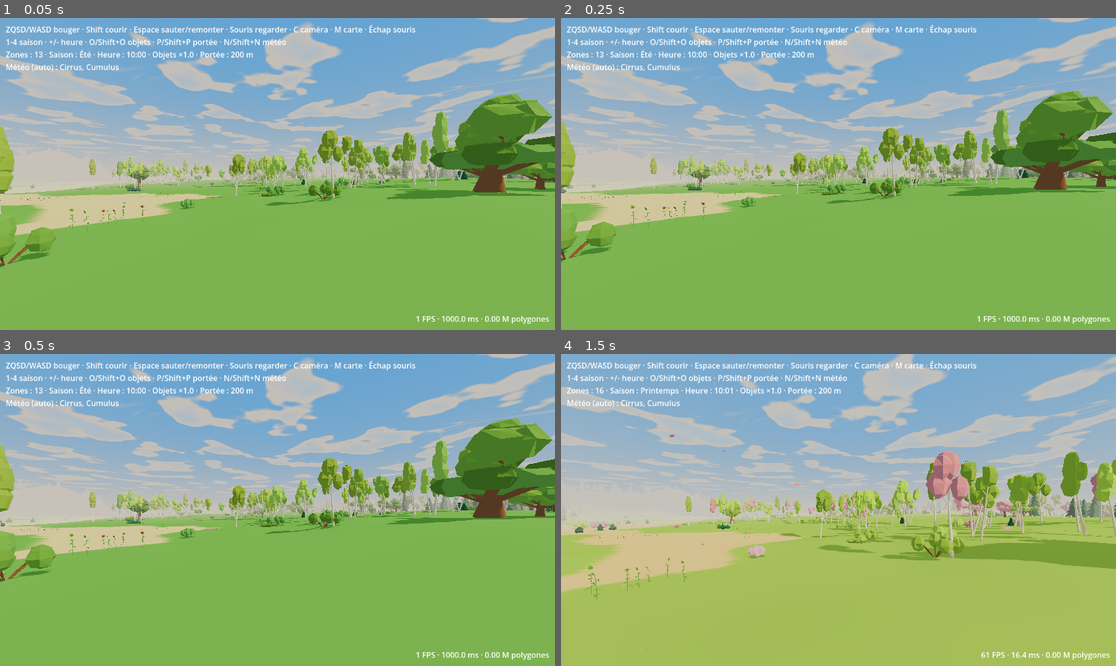
Above: before the commit, frames 1-4 (two rows, left to right).
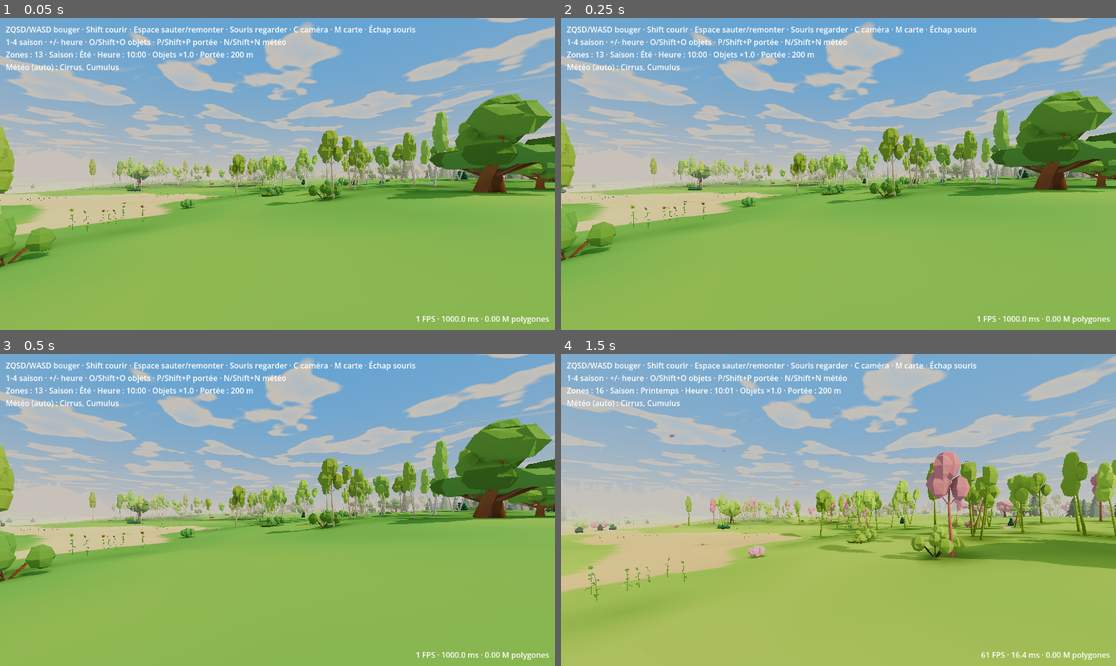
Above: after the commit, the same moments.

Repository: tdebarochez/openworld
Game: Godot game, scene res://main.tscn
Same seed, same stepped clock (60 frames per second), same inputs: the game is played once before the commit and once after it.
Inputs (mouse positions are in pixels of both pictures, inside the frame that each line leads up to):
- Up to frame 1 (0.05 s): no input
- Up to frame 2 (0.25 s): no input
- Up to frame 3 (0.5 s): no input
- Up to frame 4 (1.5 s): tap Enter at 0.5 s; move the mouse to (866, 510) at 0.52 s; hold W from 0.53 s (still down); tap 1 at 0.6 s; tap Space at 0.77, 1.07 s; tap 4 at 0.8, 1.35 s; move the mouse to (810, 510) at 1.27 s

The runs differ from the first frame. In frame 1, 2.0% of the frame differs, in the area x 0-100%, y 26-81%; in frame 2, 1.8%; in frame 3, 1.6%; in frame 4, 4.0%, in the area x 4-100%, y 34-80%.

Commit message:
Baked vertex-colour shading on terrain and models (art direction step 2)
Depth comes from baked colour, not post-processing, so the web build
(Compatibility, no SSAO) gets the same look.

Terrain: world._shading bakes a per-vertex UV read by the terrain shader.
UV.x is a meadow patch (two noise scales, ~120 m and ~30 m) mixing this
season's grass towards the new palette "meadow" pair (summer: leaf in dips,
leaf_light in light patches; ±6 % value on sand, rock and road). UV.y is a
light multiplier: hollows and slope feet darker, crests a little lighter
(height against the ring 8 m round), the forest floor darker and deeper
green, and a soft contact shade round trees, bushes, rocks and houses
(houses from every nearby village, so shades cross zone edges; trees,
bushes and rocks whose shade would cross an edge get none, so no half
blobs at seams). The broad terms are sampled on the 4 m coarse lattice in
world coordinates and interpolated, so FULL / LIGHT / COARSE agree at
shared points; everything is deterministic per cell. The category keys in
the vertex colour, and so the season remap, are unchanged.

Models: tools/make_trees.py bake_shade (reused by bushes, rocks, houses,
flowers) bakes a grey vertex colour: ray-cast ambient occlusion against the
model and the ground (back faces ignored, so beams on walls don't blacken
them), times a foot-to-top gradient. world._load_mesh makes every model
material multiply it, as sRGB in both renderers; leaf instance colours are
now sRGB everywhere too (srgb_out removed), so the bake multiplies the
per-tree and per-season colours and the winter snow shader converts COLOR
like StandardMaterial3D. Slots, palette colours and byte-identical re-runs
are unchanged. test_world checks patches vary, hollows are darker than
crests, the ground under trees is shaded, seams and detail levels agree and
models are darker at the foot.

Co-Authored-By: Claude Opus 5.5 <noreply@anthropic.com>

Diff:
--- a/assets/palette.json
+++ b/assets/palette.json
@@ -29,6 +29,13 @@
     "winter": ["#e3e6ea", "stone", "snow", "snow", "#d2cbc0"],
     "spring": ["sand", "stone", "snow", "#98c160", "ochre"]
   },
+  "meadow": {
+    "_order": "the grass in dips and under trees, in light patches: the terrain shader mixes them into that season's grass",
+    "summer": ["leaf", "leaf_light"],
+    "autumn": ["#a2985a", "#cfb768"],
+    "winter": ["#e1e5ec", "snow"],
+    "spring": ["#7db35a", "#b4d06e"]
+  },
   "autumn_leaves": ["gold", "#dd8a3c", "terracotta", "bark", "#d6a64c"],
   "dry_leaves": "bark",
   "fresh_leaves": "leaf_light",
--- a/seasons.gd
+++ b/seasons.gd
@@ -13,6 +13,7 @@
 # Ground colours (sRGB) per season: sand, rock, peak, grass, road. Summer = world._ground_color and
 # world.road_color, which the terrain shader uses as keys to recognise each category in the mesh.
 var GROUND := SEASON_KEYS.map(func(s): return colours(palette.ground[s]))
+var MEADOW := SEASON_KEYS.map(func(s): return colours(palette.meadow[s]))  # grass in dips, in light patches
 var AUTUMN_LEAVES := colours(palette.autumn_leaves)
 var DRY_LEAVES := colour(palette.dry_leaves)  # the odd oak keeps its dead leaves in winter
 var FRESH_LEAVES := colour(palette.fresh_leaves)
@@ -33,10 +34,14 @@
 static func colours(keys: Array) -> Array:
 	return keys.map(colour)
 
+# Vertex colour = ground category key; UV = world._build_zone's baked shading: x = meadow patch
+# (-1 deep green dip .. 1 light yellow-green patch, on the grass only; ±6 % value elsewhere),
+# y = light multiplier (hollows, crests, forest floor, contact shade under trees, bushes, rocks, houses).
 const TERRAIN_SHADER := """
 shader_type spatial;
 uniform vec3 key[5];  // summer ground colours as stored in the mesh (sRGB)
 uniform vec3 to[5];   // this season's colours (sRGB)
+uniform vec3 meadow[2];  // this season's grass in dips and in light patches (sRGB)
 varying vec3 col;
 void vertex() {
 	int k = 0;
@@ -44,6 +49,12 @@
 		if (distance(COLOR.rgb, key[i]) < distance(COLOR.rgb, key[k])) k = i;
 	}
 	col = to[k];
+	if (k == 3) {
+		col = mix(col, meadow[UV.x > 0.0 ? 1 : 0], abs(UV.x));
+	} else {
+		col *= 1.0 + 0.06 * UV.x;
+	}
+	col *= UV.y;
 	if (!OUTPUT_IS_SRGB) {  // same conversion as StandardMaterial3D's vertex_color_is_srgb
 		col = mix(pow((col + vec3(0.055)) * (1.0 / 1.055), vec3(2.4)), col * (1.0 / 12.92), lessThan(col, vec3(0.04045)));
 	}
@@ -52,7 +63,8 @@
 	ALBEDO = col;
 }
 """
-# Winter conifers: needles darkened by the instance colour, white on upward-facing faces.
+# Winter conifers (and roofs): needles darkened by the instance colour and baked shading, white on
+# upward-facing faces.
 const SNOWY_LEAVES_SHADER := """
 shader_type spatial;
 render_mode cull_disabled;
@@ -61,6 +73,9 @@
 varying float up;
 void vertex() {
 	up = normalize((MODEL_MATRIX * vec4(NORMAL, 0.0)).xyz).y;
+	if (!OUTPUT_IS_SRGB) {  // baked shading × instance colour, sRGB like StandardMaterial3D's
+		COLOR.rgb = mix(pow((COLOR.rgb + vec3(0.055)) * (1.0 / 1.055), vec3(2.4)), COLOR.rgb * (1.0 / 12.92), lessThan(COLOR.rgb, vec3(0.04045)));
+	}
 }
 void fragment() {
 	ALBEDO = mix(leaf * COLOR.rgb, snow, smoothstep(0.3, 0.7, up));
@@ -86,8 +101,6 @@
 var snow: CPUParticles3D  # made in setup(), carried by the player; weather.gd turns it on
 var leaves: CPUParticles3D  # autumn: dead leaves drifting down
 var petals: CPUParticles3D  # spring: blossom petals floating
-# The Compatibility renderer (web) shades in sRGB, so instance colours must not be linearised there.
-var srgb_out := RenderingServer.get_current_rendering_method() == "gl_compatibility"
 
 
 func _init() -> void:
@@ -181,7 +194,8 @@
 	world._update_hud()
 
 
-## Instance colour for a tree's leaves (multiplied by its leaves material). Deterministic from position.
+## Instance colour for a tree's leaves (sRGB, multiplied by its leaves material and baked shading).
+## Deterministic from position.
 func leaf_color(kind: int, p: Vector3) -> Color:
 	var tint: Color = world.leaf_tint(p)
 	if season == Season.SUMMER:
@@ -199,8 +213,6 @@
 			c = DRY_LEAVES
 		Season.SPRING:
 			c = BLOSSOM[pick % 2] if pick % 4 == 0 else FRESH_LEAVES
-	if not srgb_out:
-		c = c.srgb_to_linear()
 	return Color(c.r * tint.g, c.g * tint.g, c.b * tint.g)  # tint.g = per-tree brightness
 
 
@@ -240,10 +252,11 @@
 
 
 func _set_ground() -> void:
-	var to := PackedVector3Array()
-	for c: Color in GROUND[season]:
-		to.append(Vector3(c.r, c.g, c.b))
-	terrain_mat.set_shader_parameter("to", to)
+	for p in [["to", GROUND], ["meadow", MEADOW]]:
+		var v := PackedVector3Array()
+		for c: Color in p[1][season]:
+			v.append(Vector3(c.r, c.g, c.b))
+		terrain_mat.set_shader_parameter(p[0], v)
 
 
 ## Snowfall around the player (CPU particles: the web build has no GPU particles).
--- a/tests/test_palette.gd
+++ b/tests/test_palette.gd
@@ -49,7 +49,7 @@
 		for i in m.get_surface_count():
 			var mat := m.surface_get_material(i) as StandardMaterial3D
 			var albedo := mat.albedo_color
-			if mat.vertex_color_use_as_albedo:  # tintable leaves: albedo kept by seasons.gd
+			if mat in s.leaf_mats:  # tintable leaves: albedo kept by seasons.gd
 				albedo = s.leaf_albedo[s.leaf_mats.find(mat)]
 			assert(_name(albedo) != "", "%s surface %d: %s is not in the palette" % [mat.resource_name, i, albedo])
 			n += 1
--- a/tests/test_world.gd
+++ b/tests/test_world.gd
@@ -16,6 +16,9 @@
 	var b: PackedVector3Array = w.zones[Vector2i(1, 0)].get_child(0).mesh.surface_get_arrays(0)[Mesh.ARRAY_VERTEX]
 	for z in n:
 		assert(is_equal_approx(a[z * n + n - 1].y, b[z * n].y))
+	if not _check_shading(w):  # a failed assert() returns null from it without stopping the run
+		quit(1)
+		return
 
 	# Auto-generation within 200 m (zones (0,0) and (1,0) exist).
 	assert(w.dist_to_cell(Vector3(10, 0, 10), Vector2i.ZERO) == 0.0)
@@ -253,3 +256,78 @@
 	print("ALL OK")
 	w.free()
 	quit()
+
+
+## Baked shading (world._shading, tools/make_trees.py bake_shade): meadow patches vary, hollows are
+## darker than crests, the ground under a tree darker than without it, zone seams and detail levels
+## agree, and models are darker at the foot than at the top.
+func _check_shading(w):
+	var n: int = w.ZONE_SIZE + 1
+	var half: int = w.ZONE_SIZE / 2
+	var uv0: PackedVector2Array = w.zones[Vector2i(0, 0)].get_child(0).mesh.surface_get_arrays(0)[Mesh.ARRAY_TEX_UV]
+	var uv1: PackedVector2Array = w.zones[Vector2i(1, 0)].get_child(0).mesh.surface_get_arrays(0)[Mesh.ARRAY_TEX_UV]
+	for z in n:
+		assert(uv0[z * n + n - 1].is_equal_approx(uv1[z * n]), "shading seam at z=%d" % z)
+	var lo := 9.0
+	var hi := -9.0
+	for v in uv0:
+		lo = minf(lo, v.x)
+		hi = maxf(hi, v.x)
+	assert(hi - lo > 0.8, "flat meadow: patch %.2f..%.2f" % [lo, hi])
+	# Hollows vs crests, away from trees: mean light of the 10 % most sunken vs most raised samples.
+	var cell := Vector2i(0, 0)
+	var mask: PackedByteArray = w.layout(cell).mask
+	var bare: PackedVector2Array = w._shading(cell, 1, mask, [], [])
+	var samples := []
+	for z in range(0, n, 2):
+		for x in range(0, n, 2):
+			if w.forest(x - half, z - half) < -0.05:
+				var h: float = w.height(x - half, z - half)
+				var r: float = w.HOLLOW_R
+				var around: float = (w.height(x - half + r, z - half) + w.height(x - half - r, z - half) + w.height(x - half, z - half + r) + w.height(x - half, z - half - r)) / 4.0
+				samples.append([around - h, bare[z * n + x].y])
+	samples.sort()
+	var k := samples.size() / 10
+	var crest: float = samples.slice(0, k).reduce(func(s, e): return s + e[1], 0.0) / k
+	var hollow: float = samples.slice(-k).reduce(func(s, e): return s + e[1], 0.0) / k
+	print("ground light: crests %.3f, hollows %.3f, meadow patch %.2f..%.2f" % [crest, hollow, lo, hi])
+	assert(hollow < crest - 0.03, "hollows should be darker than crests")
+	# Contact shade: the ground at a tree's foot is darker than with no objects.
+	var shaded := 0
+	for list in w.tree_transforms(cell, mask):
+		for t: Transform3D in list:
+			if absf(t.origin.x) < half - 5 and absf(t.origin.z) < half - 5:
+				var i := (roundi(t.origin.z) + half) * n + roundi(t.origin.x) + half
+				assert(uv0[i].y < bare[i].y - 0.1 or uv0[i].y <= w.SHADE_MIN + 0.001, "no shade under a tree")
+				shaded += 1
+	assert(shaded > 5)
+	# Every detail level agrees at the coarse grid's points (objects aside: bushes only exist in full).
+	var full: PackedVector2Array = w._shading(Vector2i(3, 2), 1, w.layout(Vector2i(3, 2)).mask, [], [])
+	var coarse: PackedVector2Array = w._shading(Vector2i(3, 2), w.COARSE_RES, w.layout(Vector2i(3, 2)).mask, [], [])
+	var cn: int = w.ZONE_SIZE / w.COARSE_RES + 1
+	for z in cn:
+		for x in cn:
+			assert(coarse[z * cn + x].is_equal_approx(full[z * w.COARSE_RES * n + x * w.COARSE_RES]), "coarse shading differs")
+	# Models: baked vertex colour darker at the foot than at the top.
+	for m: Mesh in [w.species[w.TreeKind.OAK * w.TREE_VARIANTS], w.house_meshes[0], w.rock_meshes[0], w.bush_meshes[0]]:
+		var top := m.get_aabb().end.y
+		var foot := [0.0, 0]
+		var crown := [0.0, 0]
+		for s in m.get_surface_count():
+			var arrays := m.surface_get_arrays(s)
+			var cols: PackedColorArray = arrays[Mesh.ARRAY_COLOR]
+			assert(cols.size() > 0, "%s has no baked shading" % m.resource_name)
+			assert(m.surface_get_material(s).vertex_color_use_as_albedo)
+			var verts: PackedVector3Array = arrays[Mesh.ARRAY_VERTEX]
+			for i in verts.size():
+				if verts[i].y > -0.01 and verts[i].y < top * 0.2:
+					foot[0] += cols[i].r
+					foot[1] += 1
+				elif verts[i].y > top * 0.8:
+					crown[0] += cols[i].r
+					crown[1] += 1
+		var f: float = foot[0] / foot[1]
+		var c: float = crown[0] / crown[1]
+		print("model shading foot %.2f, top %.2f" % [f, c])
+		assert(f < c - 0.05 and c > 0.8, "model should be darker at its foot")
+	return true
--- a/world.gd
+++ b/world.gd
@@ -35,6 +35,15 @@
 const COARSE_DIST := 1000.0
 const COARSE_RES := 4  # m between coarse terrain vertices (= map pixel size)
 const SKIRT := 4.0  # m the coarse zone's edges hang down
+# Baked ground shading (_shading): soft painted depth without post-processing (the web has no SSAO).
+const SHADE_STEP := COARSE_RES  # m between samples of the broad terms: the coarse grid itself
+const HOLLOW_R := 8  # m: ground lower than the ring this far round is a hollow (or a slope's foot)
+const HOLLOW_DARK := 0.22  # light lost 1.5 m or more below that ring
+const CREST_LIGHT := 0.06  # light gained 1.5 m or more above it
+const FOREST_DARK := 0.15  # light lost on the forest floor
+const CONTACT := 0.3  # light lost at the foot of a tree, bush, rock or house wall
+const HOUSE_SHADE := 3.0  # m the shade reaches out from a house
+const SHADE_MIN := 0.62  # darkest the ground gets, however many shades overlap
 const TREE_ATTEMPTS := 400  # random spots tried per zone; most are rejected (water, slope, clearing)
 const TREE_VARIANTS := 3  # models per species (tools/make_trees.py)
 const BUSH_CLUSTERS := 150  # bush groups tried per zone; only bushes on a forest edge are kept
@@ -174,10 +183,16 @@
 	trunk_shape.height = 2.0
 
 
+## Models carry their baked shading (tools/make_trees.py bake_shade) as sRGB vertex colours, which
+## multiply every material's colour (and a tree's instance colour on its leaves).
 func _load_mesh(path: String) -> ArrayMesh:
 	var scene: Node = load(path).instantiate()
 	var mesh := (scene.find_children("", "MeshInstance3D")[0] as MeshInstance3D).mesh as ArrayMesh
 	scene.free()
+	for s in mesh.get_surface_count():
+		var mat := mesh.surface_get_material(s) as StandardMaterial3D
+		mat.vertex_color_use_as_albedo = true
+		mat.vertex_color_is_srgb = true
 	return mesh
 
 
@@ -524,7 +539,7 @@
 
 
 ## Everything man-made touching zone `cell`: the roads/houses mask (per terrain vertex: FREE, CLEAR,
-## ROAD) and the zone's houses per kind (zone-local transforms). Thread-safe.
+## ROAD), the zone's houses per kind (zone-local transforms) and the houses near it. Thread-safe.
 func layout(cell: Vector2i) -> Dictionary:
 	var n := ZONE_SIZE + 1
 	var half := ZONE_SIZE / 2.0
@@ -541,6 +556,7 @@
 	var plants := []  # per flower kind
 	for k in flowers.size():
 		plants.append([] as Array[Transform3D])
+	var near := []  # every house of the villages around, even across the edge: [world position, yaw, kind]
 	var reach := half + ROAD_MAX + VILLAGE_GRID  # a road touching this zone starts within this range
 	var lo := Vector2i(((origin - Vector2.ONE * reach) / VILLAGE_GRID).floor())
 	var hi := Vector2i(((origin + Vector2.ONE * reach) / VILLAGE_GRID).floor())
@@ -570,6 +586,7 @@
 			if v.is_empty() or (v.centre - origin).abs().x > half + 40.0 or (v.centre - origin).abs().y > half + 40.0:
 				continue
 			_mark_segment(mask, v.centre - origin, v.centre - origin, 7.0, 9.0)  # the square
+			near.append_array(v.houses)
 			for hs in v.houses:
 				var lp := Vector2(hs[0].x, hs[0].z) - origin
 				_mark_segment(mask, lp, lp, 0.0, house_radius[hs[2]] + 1.0)
@@ -587,7 +604,7 @@
 				var fl: Vector3 = f[0] - Vector3(origin.x, 0, origin.y)
 				if absf(fl.x) < half and absf(fl.z) < half:
 					plants[f[2]].append(Transform3D(Basis(Vector3.UP, f[1]).scaled(Vector3.ONE * f[3]), fl))
-	return {"mask": mask, "houses": houses, "lamps": lamps, "props": props, "flowers": plants}
+	return {"mask": mask, "houses": houses, "lamps": lamps, "props": props, "flowers": plants, "near_houses": near}
 
 
 ## Marks mask vertices within `road` of segment a-b (zone-local x/z) as ROAD, within `clear` as CLEAR.
@@ -858,6 +875,10 @@
 			colors.append(road_color if mask[z * res * mn + x * res] == ROAD else _ground_color(h, nrm.y))
 			heights.append(h)
 			min_h = minf(min_h, h)
+	var trees := tree_transforms(cell, mask)
+	var rocks := rock_transforms(cell, mask) if full else []
+	var bushes := bush_transforms(cell, mask) if full else []
+	var uvs := _shading(cell, res, mask, [[trees, 2.8], [bushes, 1.4], [rocks, 1.3]], lay.near_houses)
 
 	var idx := PackedInt32Array()
 	for z in cells:
@@ -873,6 +894,7 @@
 				verts.append(verts[i] - Vector3(0, SKIRT, 0))
 				normals.append(normals[i])
 				colors.append(colors[i])
+				uvs.append(uvs[i])
 			for k in n - 1:
 				idx.append_array([edge[k], edge[k + 1], base + k, edge[k + 1], base + k + 1, base + k])
 
@@ -881,15 +903,14 @@
 	arrays[Mesh.ARRAY_VERTEX] = verts
 	arrays[Mesh.ARRAY_NORMAL] = normals
 	arrays[Mesh.ARRAY_COLOR] = colors
+	arrays[Mesh.ARRAY_TEX_UV] = uvs
 	arrays[Mesh.ARRAY_INDEX] = idx
-	var trees := tree_transforms(cell, mask)
-	var rocks := rock_transforms(cell, mask) if full else []
 	var flw := flower_transforms(cell, mask) if full else []
 	for k in flw.size():
 		flw[k].append_array(lay.flowers[k])  # village beds share the wild flowers' MultiMesh
 	return {"cell": cell, "density": dens, "detail": detail, "arrays": arrays, "heights": heights, "min_h": min_h, "trees": trees,
 		"rocks": rocks, "flowers": flw, "houses": lay.houses,
-		"bushes": bush_transforms(cell, mask) if full else [],
+		"bushes": bushes,
 		"lamps": lay.lamps if full else ([] as Array[Transform3D]), "props": lay.props if full else [],
 		"map": _map_tile(heights, colors, normals, trees, rocks, lay.houses, mask, res)}
 
@@ -1119,11 +1140,10 @@
 	return mmi
 
 
-## Leaves (surface 1) multiply their colour by the MultiMesh instance colour; bark stays as is.
+## Leaves (surface 1) get their own material, recoloured by seasons.gd; COLOR = baked shading ×
+## MultiMesh instance colour (sRGB). Bark keeps its colour.
 func _tintable_leaves(mesh: ArrayMesh) -> ArrayMesh:
-	var mat := mesh.surface_get_material(1).duplicate() as StandardMaterial3D
-	mat.vertex_color_use_as_albedo = true  # mesh has no vertex colours, so COLOR = instance colour
-	mesh.surface_set_material(1, mat)
+	mesh.surface_set_material(1, mesh.surface_get_material(1).duplicate())
 	return mesh
 
 
@@ -1143,6 +1163,86 @@
 	if h > 22.0:
 		return ground[2]  # peaks
 	return ground[3]  # grass
+
+
+## Baked terrain shading per vertex (`res` m grid), read by seasons.TERRAIN_SHADER as UV:
+## x = meadow patch (-1 deep green dip .. 1 light yellow-green patch), y = light multiplier: hollows
+## and slope feet darker, crests lighter, forest floor darker, and a soft contact shade round each of
+## `objects` ([per-model transform lists, radius m at scale 1]) and `houses` (layout's near_houses).
+## The broad terms are sampled on a SHADE_STEP m lattice in world coordinates and interpolated, so
+## every detail level gets the same values at shared points. Deterministic, thread-safe.
+func _shading(cell: Vector2i, res: int, mask: PackedByteArray, objects: Array, houses: Array) -> PackedVector2Array:
+	var origin := Vector2(cell) * ZONE_SIZE
+	var half := ZONE_SIZE / 2
+	var m := ZONE_SIZE / SHADE_STEP + 1
+	var b := HOLLOW_R / SHADE_STEP
+	var g := m + 2 * b
+	var lh := PackedFloat32Array()  # lattice heights with a HOLLOW_R border
+	lh.resize(g * g)
+	for z in g:
+		for x in g:
+			lh[z * g + x] = height(origin.x + (x - b) * SHADE_STEP - half, origin.y + (z - b) * SHADE_STEP - half)
+	var light := PackedFloat32Array()
+	var patch := PackedFloat32Array()
+	for z in m:
+		for x in m:
+			var wx := origin.x + x * SHADE_STEP - half
+			var wz := origin.y + z * SHADE_STEP - half
+			var i := (z + b) * g + x + b
+			var around := 0.0  # mean height of the 8 points HOLLOW_R away (square ring)
+			for d in [-b, b]:
+				around += lh[i + d] + lh[i + d * g] + lh[i + d * (g + 1)] + lh[i + d * (g - 1)]
+			var hollow := around / 8.0 - lh[i]  # > 0 in a hollow or at the foot of a slope, < 0 on a crest
+			var l := 1.0 - HOLLOW_DARK * smoothstep(0.0, 1.5, hollow) + CREST_LIGHT * smoothstep(0.0, 1.5, -hollow)
+			var f := 0.0  # forest floor: where trees grow (tree_transforms' tests, bar the slope)
+			if lh[i] > WATER_LEVEL + 2.0 and lh[i] < 20.0 and mask[z * SHADE_STEP * (ZONE_SIZE + 1) + x * SHADE_STEP] == FREE:
+				f = smoothstep(0.0, 0.3, forest(wx, wz))
+			light.append(l * (1.0 - FOREST_DARK * f))
+			# Meadow patches ~120 m wide, broken up by smaller ones (~30 m); deep green under the trees.
+			var p := noise.get_noise_2d(wx * 2.0 + 9000.0, wz * 2.0) * 1.6 + noise.get_noise_2d(wx * 8.0 - 3000.0, wz * 8.0) * 1.0
+			patch.append(lerpf(clampf(p, -1.0, 1.0), -1.0, 0.7 * f))
+	var n := ZONE_SIZE / res + 1
+	var contact := PackedFloat32Array()
+	contact.resize(n * n)
+	contact.fill(1.0)
+	for group in objects:
+		for list in group[0]:
+			for t: Transform3D in list:
+				var r: float = group[1] * t.basis.x.length()
+				# ponytail: no shade for objects whose shade would cross the zone edge (the neighbour can't
+				# know them, half a blob would show); compute neighbours' placements if the gaps show.
+				if absf(t.origin.x) > half - r or absf(t.origin.z) > half - r:
+					continue
+				var c := Vector2(t.origin.x, t.origin.z)
+				for z in range(ceili((c.y - r + half) / res), floori((c.y + r + half) / res) + 1):
+					for x in range(ceili((c.x - r + half) / res), floori((c.x + r + half) / res) + 1):
+						var d2 := Vector2(x * res - half, z * res - half).distance_squared_to(c) / (r * r)
+						if d2 < 1.0:
+							contact[z * n + x] *= 1.0 - CONTACT * (1.0 - d2) * (1.0 - d2)
+	for hs in houses:  # from the walls, balconies and porch (house_low) out to HOUSE_SHADE m
+		var low: Rect2 = house_low[hs[2]]
+		var rot := Basis(Vector3.UP, -hs[1])
+		var c := Vector2(hs[0].x, hs[0].z) - origin
+		var r: float = house_radius[hs[2]] + HOUSE_SHADE
+		for z in range(maxi(ceili((c.y - r + half) / res), 0), mini(floori((c.y + r + half) / res), n - 1) + 1):
+			for x in range(maxi(ceili((c.x - r + half) / res), 0), mini(floori((c.x + r + half) / res), n - 1) + 1):
+				var l: Vector3 = rot * Vector3(x * res - half - c.x, 0, z * res - half - c.y)
+				var q := Vector2(l.x, l.z)
+				var d := 1.0 - minf(q.distance_to(q.clamp(low.position, low.end)) / HOUSE_SHADE, 1.0)
+				contact[z * n + x] *= 1.0 - CONTACT * d * d
+	var uvs := PackedVector2Array()
+	var k := SHADE_STEP / res
+	for z in n:
+		var z0 := mini(z / k, m - 2)
+		var fz := float(z - z0 * k) / k
+		for x in n:
+			var x0 := mini(x / k, m - 2)
+			var fx := float(x - x0 * k) / k
+			var i := z0 * m + x0
+			var p := lerpf(lerpf(patch[i], patch[i + 1], fx), lerpf(patch[i + m], patch[i + m + 1], fx), fz)
+			var l := lerpf(lerpf(light[i], light[i + 1], fx), lerpf(light[i + m], light[i + m + 1], fx), fz)
+			uvs.append(Vector2(p, maxf(l * contact[z * n + x], SHADE_MIN)))
+	return uvs
 
 
 func _update_hud() -> void:
Binary file changed: assets/bushes/bramble_0.glb
Binary file changed: assets/bushes/bramble_1.glb
Binary file changed: assets/bushes/bramble_2.glb
Binary file changed: assets/bushes/hazel_0.glb
Binary file changed: assets/bushes/hazel_1.glb
Binary file changed: assets/bushes/hazel_2.glb
Binary file changed: assets/bushes/holly_0.glb
Binary file changed: assets/bushes/holly_1.glb
Binary file changed: assets/bushes/holly_2.glb
Binary file changed: assets/flowers/heather.glb
Binary file changed: assets/flowers/poppy.glb
Binary file changed: assets/flowers/snowdrop.glb
(and 22 more such lines)
